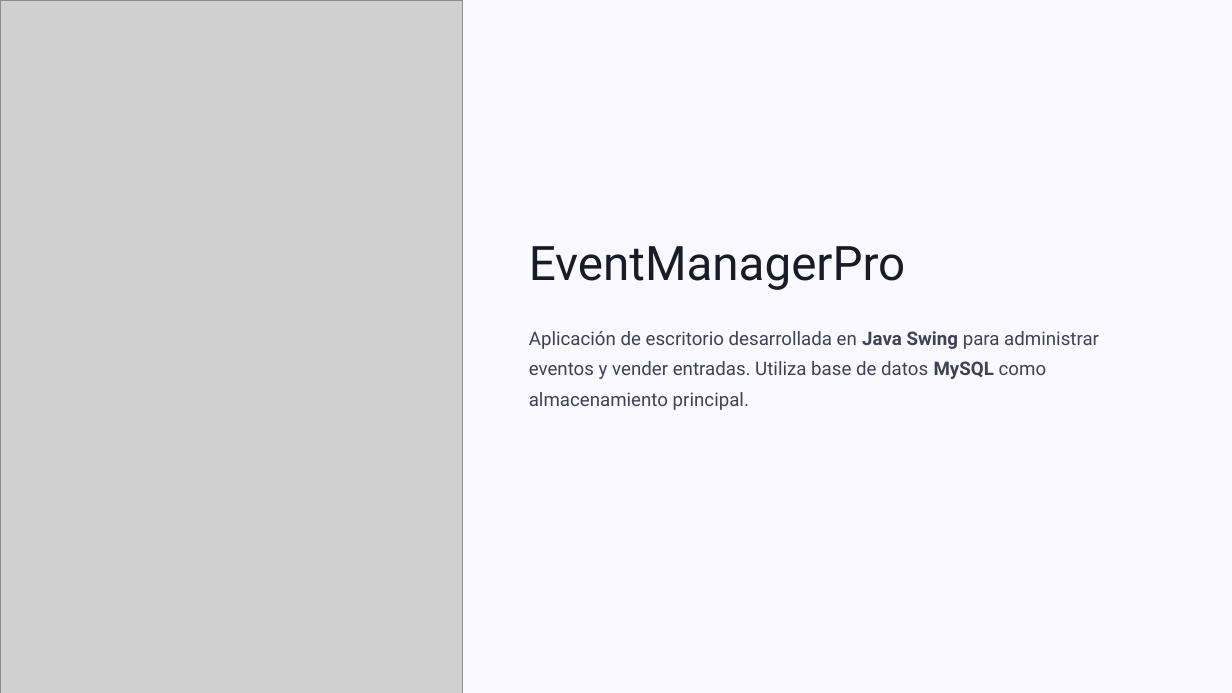
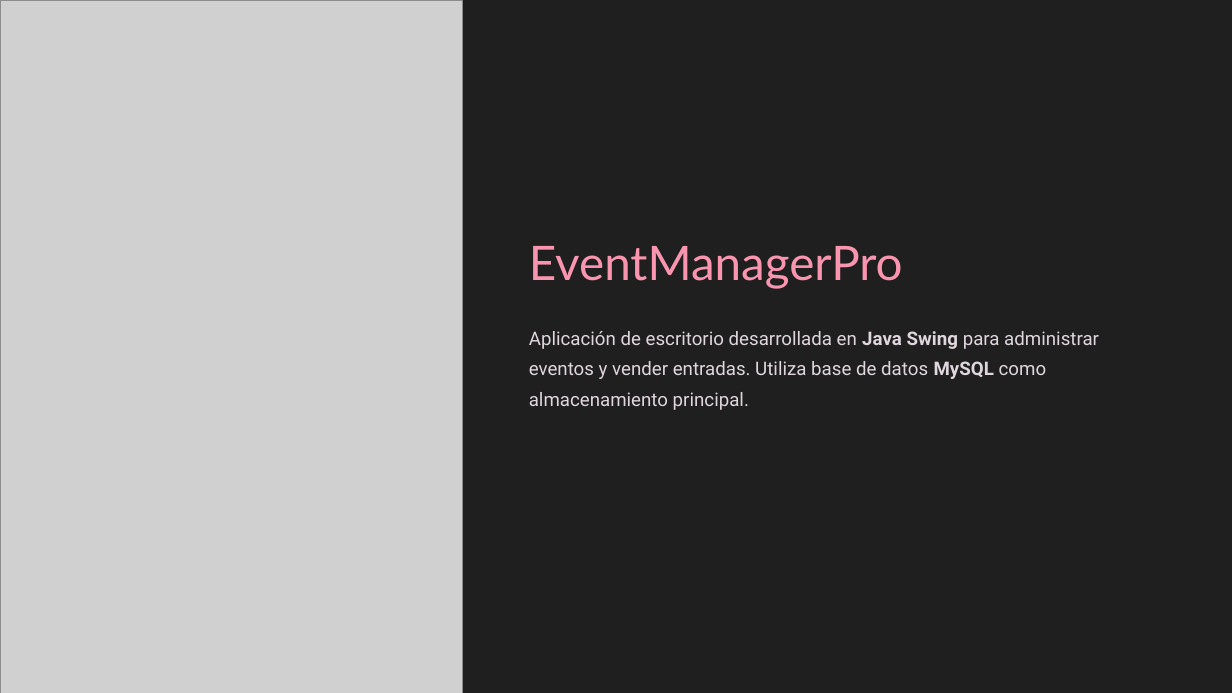
Before and after one commit to aam0101/EventManagerPro, a slide deck: slide 1 of EventManagerPro.pptx. Drawn at 1232x693 pixels with LibreOffice and Linux fonts; fonts in the diff are those of the drawing; grey boxes stand for pictures; background and template pictures are left out. Boxes give left, top, right and bottom in pixels: in the first picture for what was removed or moved away, otherwise in the second. Text is boxed around its words. In the diff, an @@ line names an element or a change of style, - is before the commit and + after.

```diff
--- a/EventManagerPro.pptx
+++ b/EventManagerPro.pptx
@@ rectangle at (0,0,1232,693): fill #F9F9FF to #1F1F1F @@
@@ text "EventManagerPro" at (529,246,903,289): font Roboto to Lato, text colour #1B1B27 to #FA95AF @@
@@ text "Aplicación de escritorio desarrollada en ..." at (529,331,1099,410): text colour #404155 to #E0D6DE @@
```
Also in this commit, not shown: 4 other slides changed, 2 slides added, 1 slide removed.
